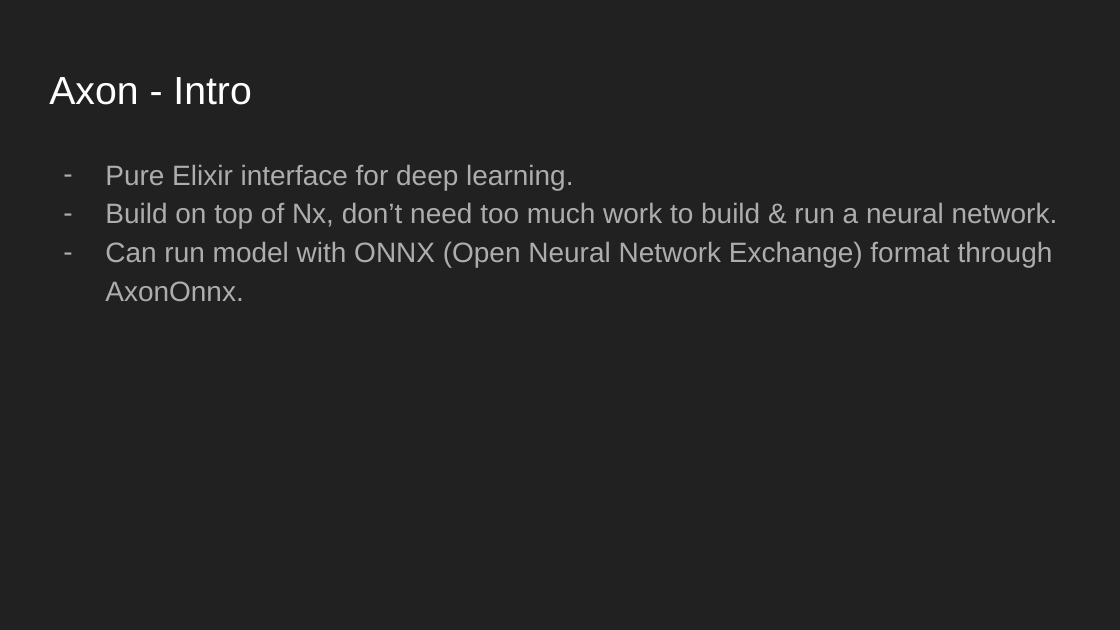
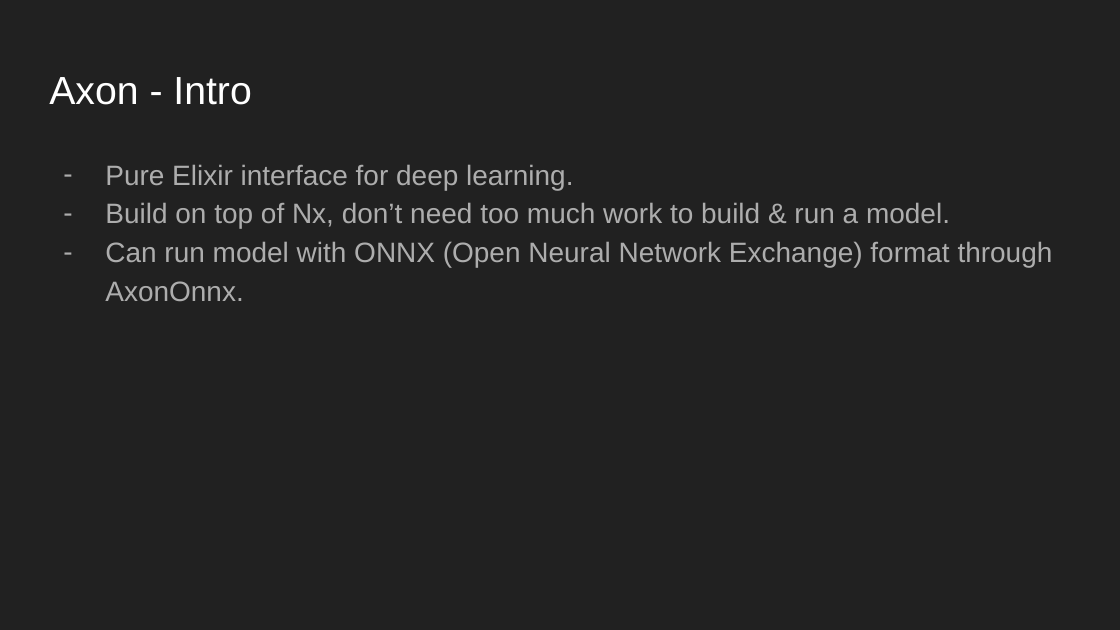
Before and after one commit to ohhi-vn/sharing_intro_nx, a slide deck: slide 12 of Slide/Introducing Nx lib.pptx. Drawn at 1120x630 pixels with LibreOffice and Linux fonts; fonts in the diff are those of the drawing. Boxes give left, top, right and bottom in pixels: in the first picture for what was removed or moved away, otherwise in the second. Text is boxed around its words. In the diff, an @@ line names an element or a change of style, - is before the commit and + after.

```diff
--- a/Slide/Introducing Nx lib.pptx
+++ b/Slide/Introducing Nx lib.pptx
@@ text at box(105, 202, 950, 229): text changed @@
-– Build on top of Nx, don’t need too much work to build & run a neural network.
+– Build on top of Nx, don’t need too much work to build & run a model.
```
Also in this commit, not shown: 12 other slides changed, 2 other files.
